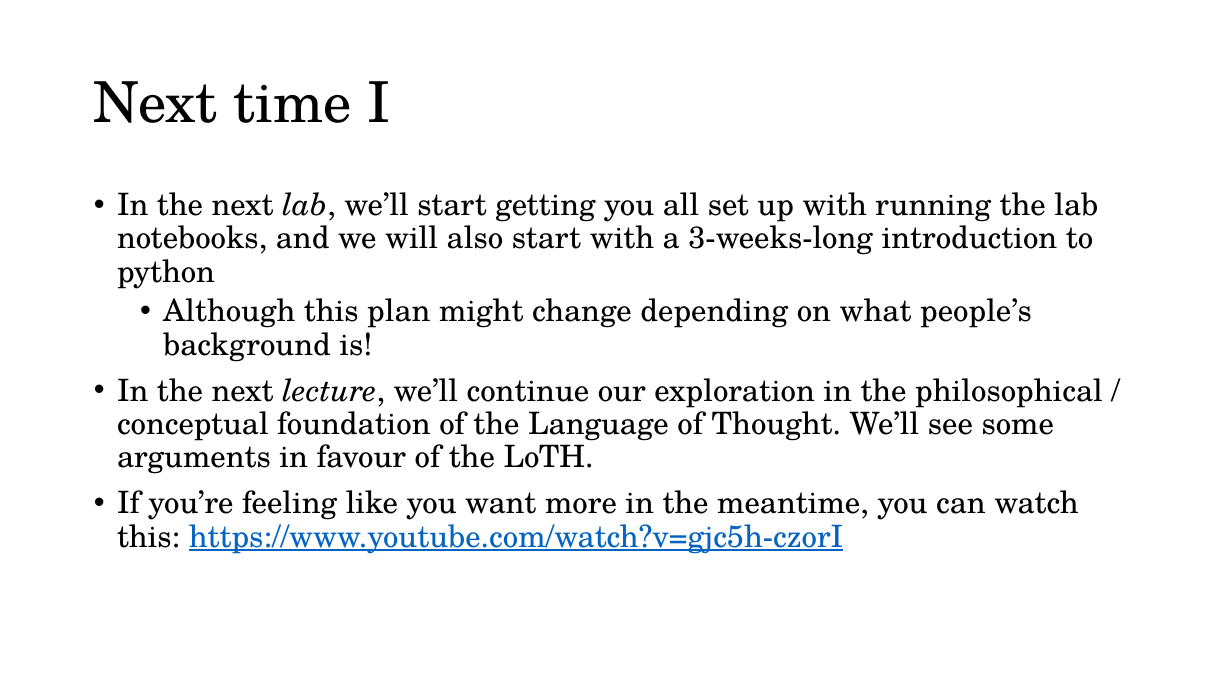
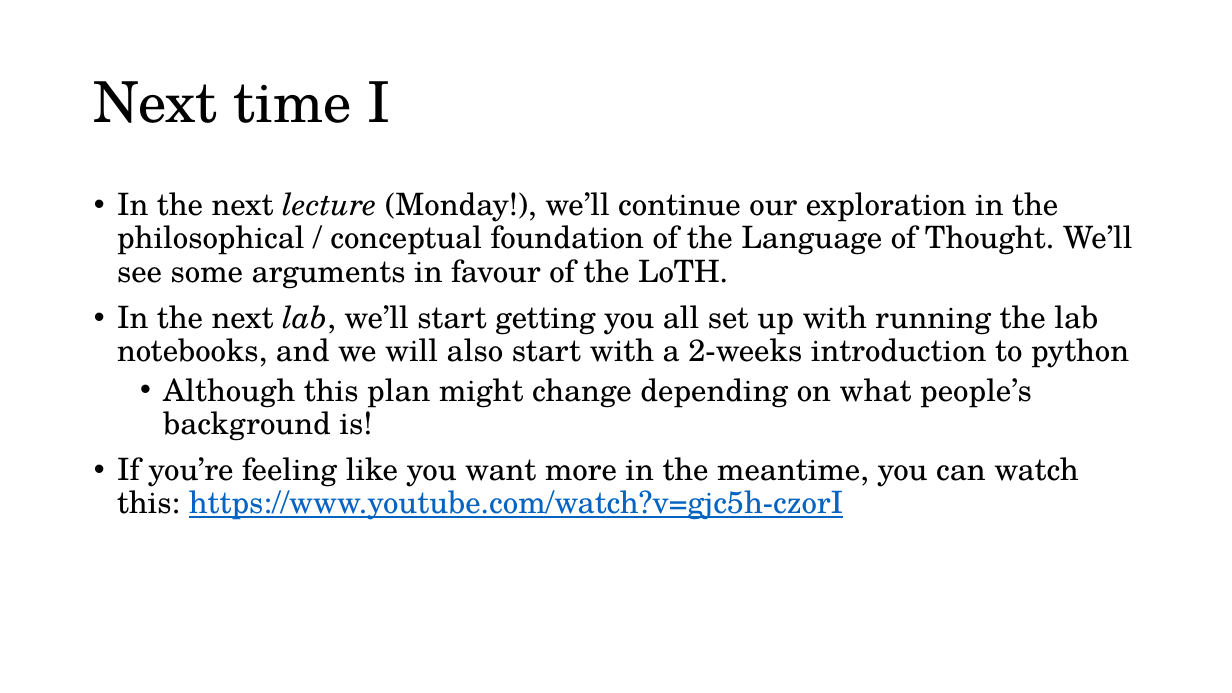
Before and after one commit to thelogicalgrammar/pLoT_course, a slide deck: slide 31 of book/lectures/1_introduction.pptx (slide 29 before the commit). Drawn at 1232x693 pixels with LibreOffice and Linux fonts; fonts in the diff are those of the drawing; background and template pictures are left out. Boxes give left, top, right and bottom in pixels: in the first picture for what was removed or moved away, otherwise in the second. Text is boxed around its words. In the diff, an @@ line names an element or a change of style, - is before the commit and + after.

```diff
--- a/book/lectures/1_introduction.pptx
+++ b/book/lectures/1_introduction.pptx
@@ text at bbox=[117, 192, 1133, 368]: text changed @@
-• In the next lab, we’ll start getting you all set up with running the lab notebooks, and we will also start with a 3-weeks-long introduction to python
+• In the next lecture (Monday!), we’ll continue our exploration in the philosophical / conceptual foundation of the Language of Thought. We’ll see some arguments in favour of the LoTH.
+• In the next lab, we’ll start getting you all set up with running the lab notebooks, and we will also start with a 2-weeks introduction to python
@@ text at bbox=[117, 378, 1103, 474]: paragraph removed @@
-• In the next lecture, we’ll continue our exploration in the philosophical / conceptual foundation of the Language of Thought. We’ll see some arguments in favour of the LoTH.
```
Also in this commit, not shown: 6 other slides changed, 3 slides added, 1 slide removed, 29 other files.
